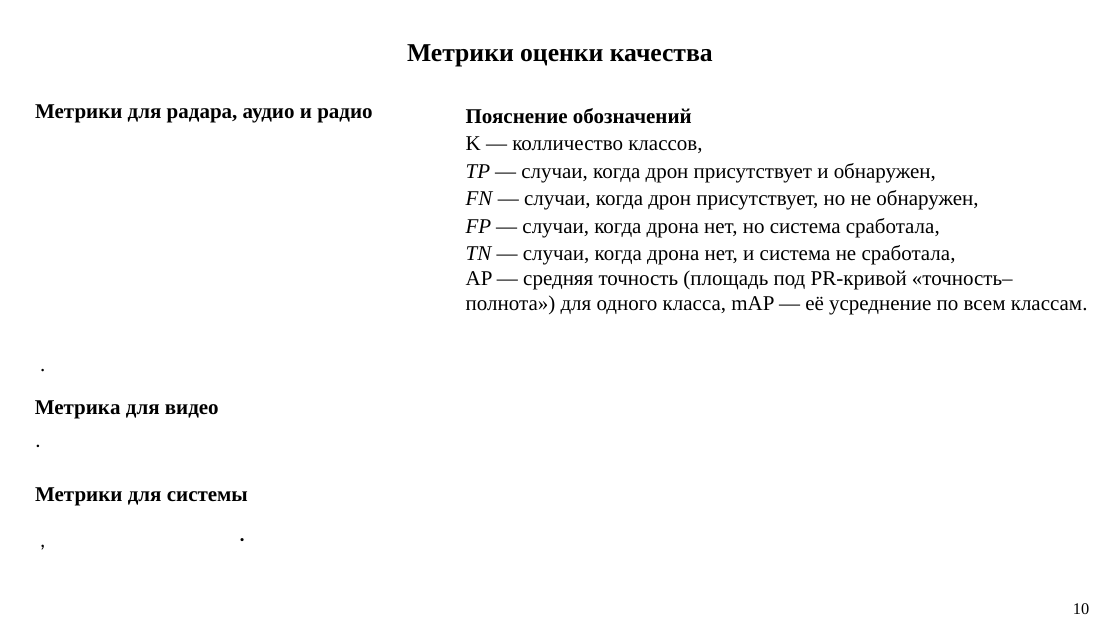
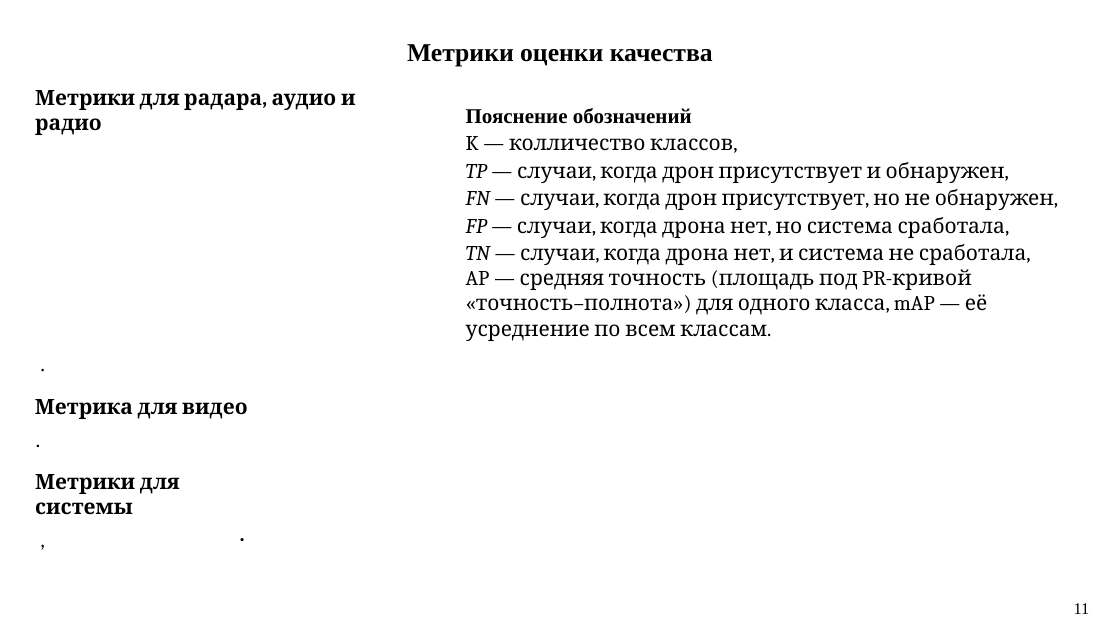
Before and after one commit to PatheticOTD/drone_detection, a slide deck: slide 11 of Drone_detection_VKR_v3.pptx (slide 10 before the commit). Drawn at 1120x630 pixels with LibreOffice and Linux fonts; fonts in the diff are those of the drawing. Boxes give left, top, right and bottom in pixels: in the first picture for what was removed or moved away, otherwise in the second. Text is boxed around its words. In the diff, an @@ line names an element or a change of style, - is before the commit and + after.

```diff
--- a/Drone_detection_VKR_v3.pptx
+++ b/Drone_detection_VKR_v3.pptx
@@ text at (x1=466, y1=136, x2=1054, y2=341): font Times New Roman to Cambria @@
@@ font Times New Roman to Cambria in 3 elements at (x1=35, y1=90, x2=356, y2=135), (x1=35, y1=399, x2=248, y2=419), (x1=35, y1=474, x2=180, y2=515) @@
@@ text at (x1=1074, y1=603, x2=1090, y2=614): text changed @@
-10
+11
```
Also in this commit, not shown: 12 other slides changed, 1 slide added, 1 other file.
